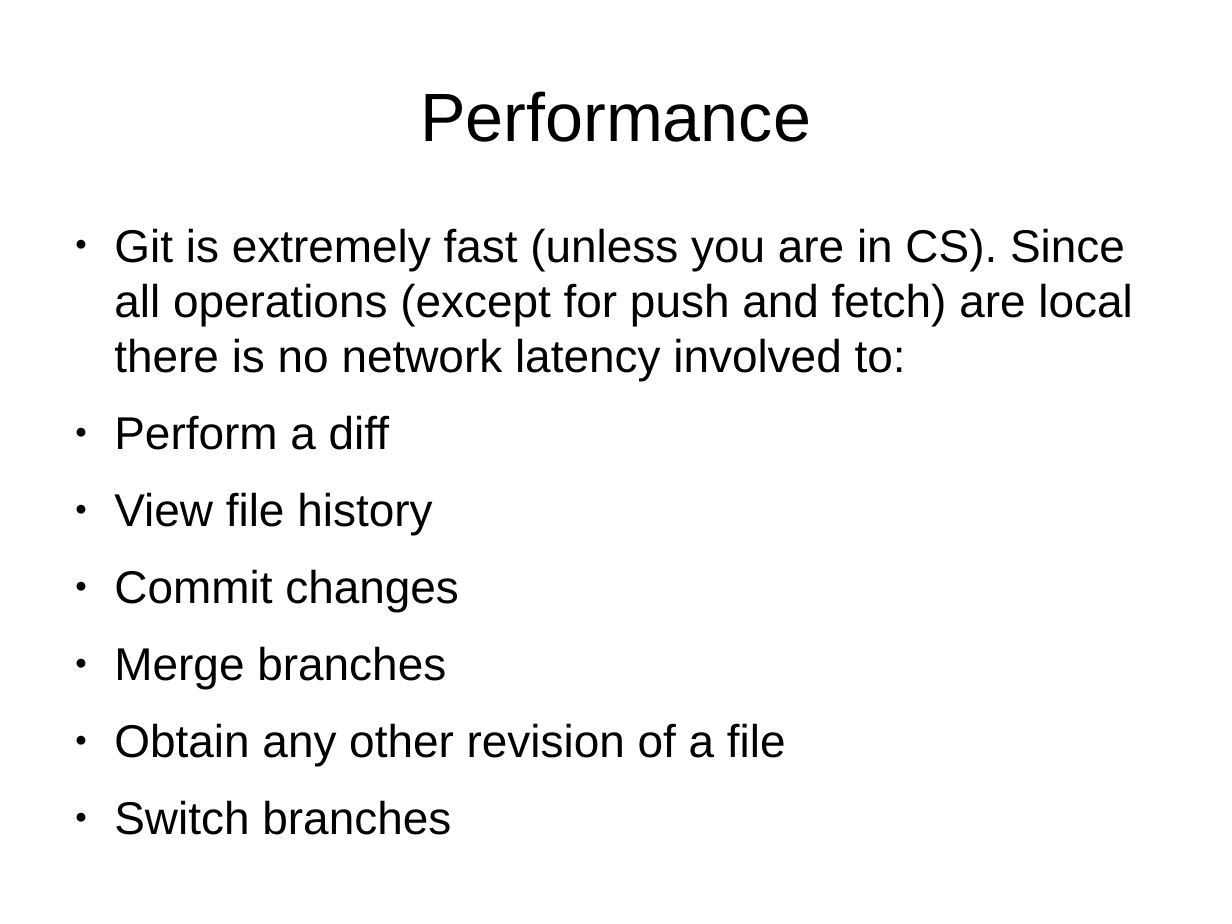
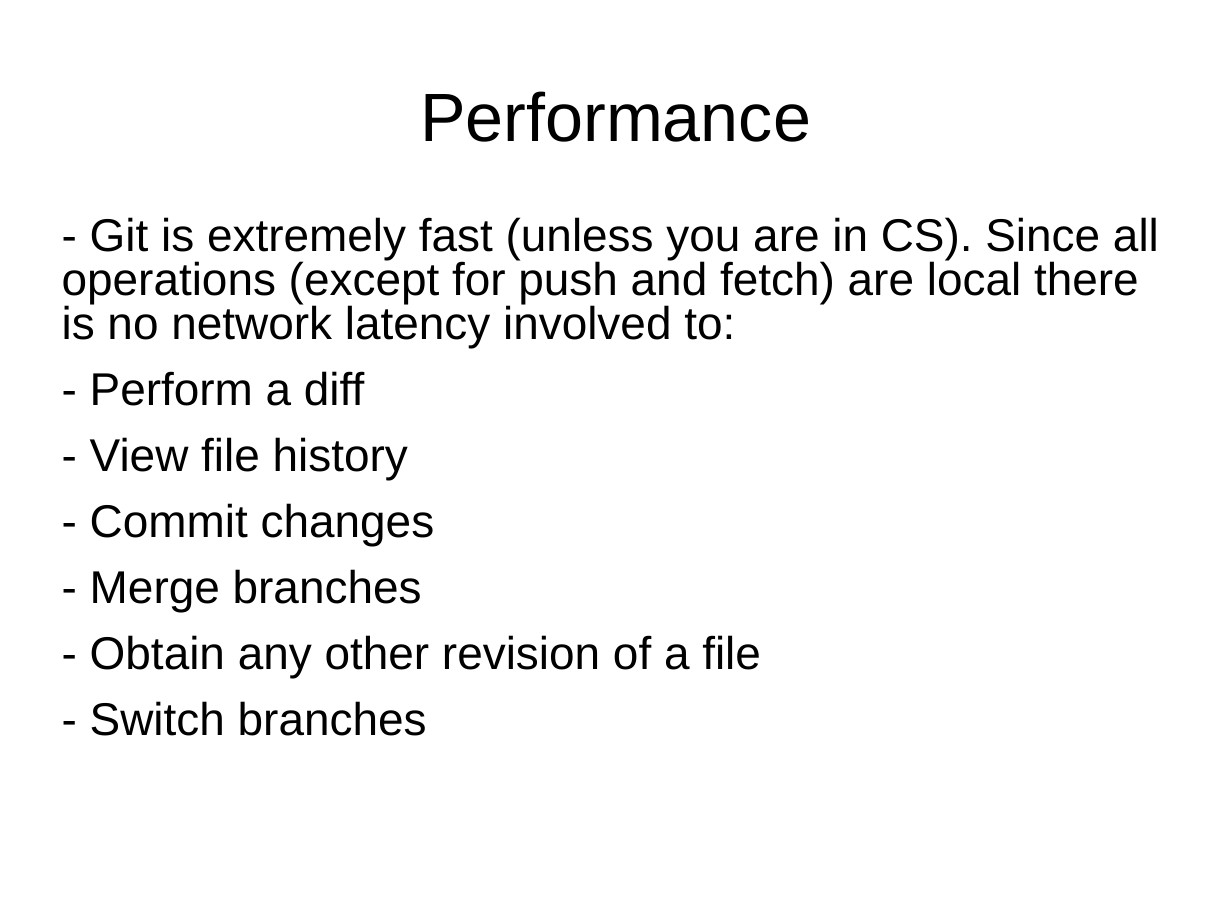
Before and after one commit to rosiv-git-trainings/docs, a slide deck: slide 8 of prezentacja.odp (slide 6 before the commit). Drawn at 1232x924 pixels with LibreOffice and Linux fonts; fonts in the diff are those of the drawing; background and template pictures are left out. Boxes give left, top, right and bottom in pixels: in the first picture for what was removed or moved away, otherwise in the second. Text is boxed around its words. In the diff, an @@ line names an element or a change of style, - is before the commit and + after.

```diff
--- a/prezentacja.odp
+++ b/prezentacja.odp
@@ text at (x1=62, y1=217, x2=1159, y2=736): text changed @@
-● Git is extremely fast (unless you are in CS). Since all operations (except for push and fetch) are local there is no network latency involved to:
-● Perform a diff
-● View file history
-● Commit changes
-● Merge branches
-● Obtain any other revision of a file
-● Switch branches
+- Git is extremely fast (unless you are in CS). Since all operations (except for push and fetch) are local there is no network latency involved to:
+- Perform a diff
+- View file history
+- Commit changes
+- Merge branches
+- Obtain any other revision of a file
+- Switch branches
```
Also in this commit, not shown: 7 other slides changed, 8 slides added, 2 slides removed.
